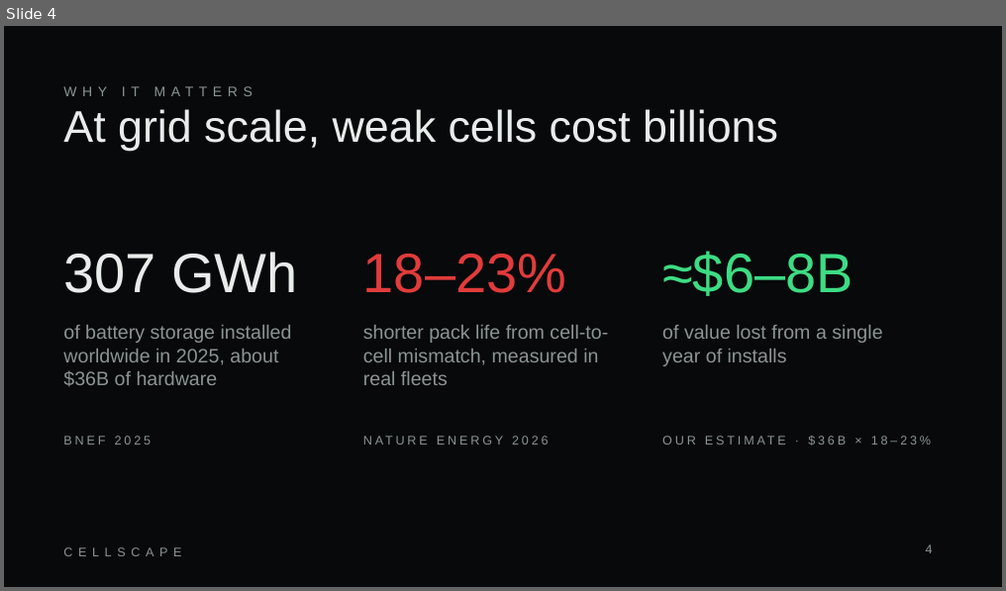
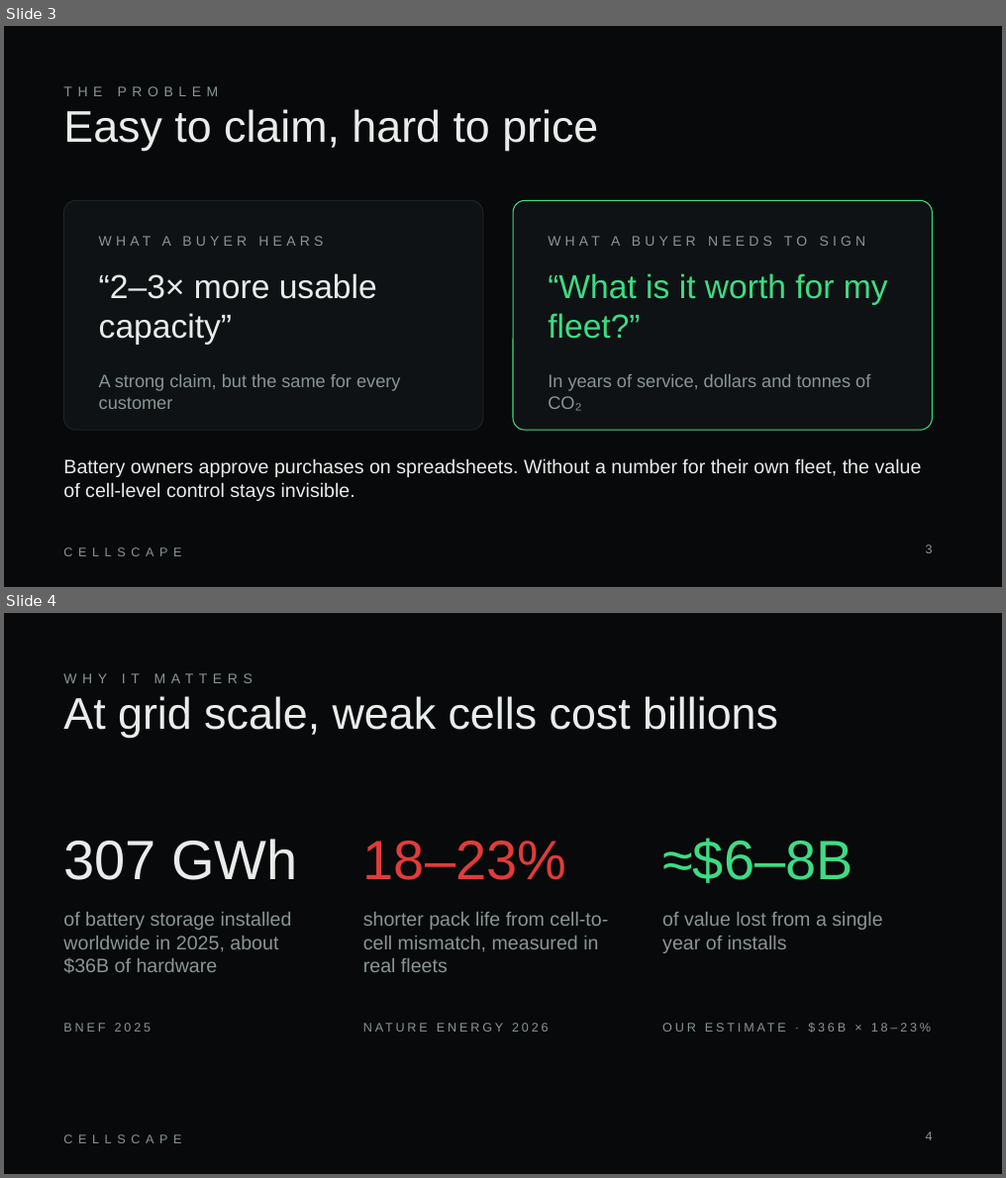
Before and after one commit to brendon-wu/cellscape, a slide deck: pitch/CELLSCAPE_deck.pptx. Shown one above the other, each under a label of ours: slide 4 before the commit, slides 3 and 4 after it. The pictures are 1006x591 and 1006x1178 pixels, drawn with LibreOffice and Linux fonts; fonts in the diff are those of the drawing. Boxes give left, top, right and bottom in pixels: in the first picture for what was removed or moved away, otherwise in the second. Text is boxed around its words. In the diff, an @@ line names an element or a change of style, - is before the commit and + after.

```diff
--- a/pitch/CELLSCAPE_deck.pptx
+++ b/pitch/CELLSCAPE_deck.pptx
@@ slide 3 added at [4,26,1002,587], background #07090A; not listed: 1 template element that a slide beside it also shows @@
@@ text added at [63,86,219,96], 10 pt, text #8A9592 @@
+THE PROBLEM
@@ text added at [63,109,598,151], 32 pt, text #E8ECEA @@
+Easy to claim, hard to price
@@ rounded rectangle added at [63,200,483,430], fill #0E1214, outline #1C2326 0.75 pt @@
@@ rounded rectangle added at [513,200,932,430], fill #0E1214, outline #3DDC84 0.75 pt @@
@@ text added at [162,236,171,246], 10 pt, text #8A9592 @@
+WHAT A BUYER HEARS
@@ text added at [611,236,807,246], 10 pt, text #8A9592 @@
+WHAT A BUYER NEEDS TO SIGN
@@ text added at [99,274,377,345], 24 pt, text #E8ECEA @@
+“2–3× more usable capacity”
@@ text added at [548,274,888,339], 24 pt, text #3DDC84 @@
+“What is it worth for my fleet?”
@@ text added at [99,374,400,409], 13 pt, text #8A9592 @@
+A strong claim, but the same for every customer
@@ text added at [548,374,870,411], 13 pt, text #8A9592 @@
+In years of service, dollars and tonnes of CO₂
@@ text added at [63,459,922,501], 14 pt, text #E8ECEA @@
+Battery owners approve purchases on spreadsheets. Without a number for their own fleet, the value of cell-level control stays invisible.
@@ page number added at [926,545,933,554], 9 pt, text #8A9592 @@
+3
```
Also in this commit, not shown: 4 slides changed, 1 slide removed, 8 other files.
